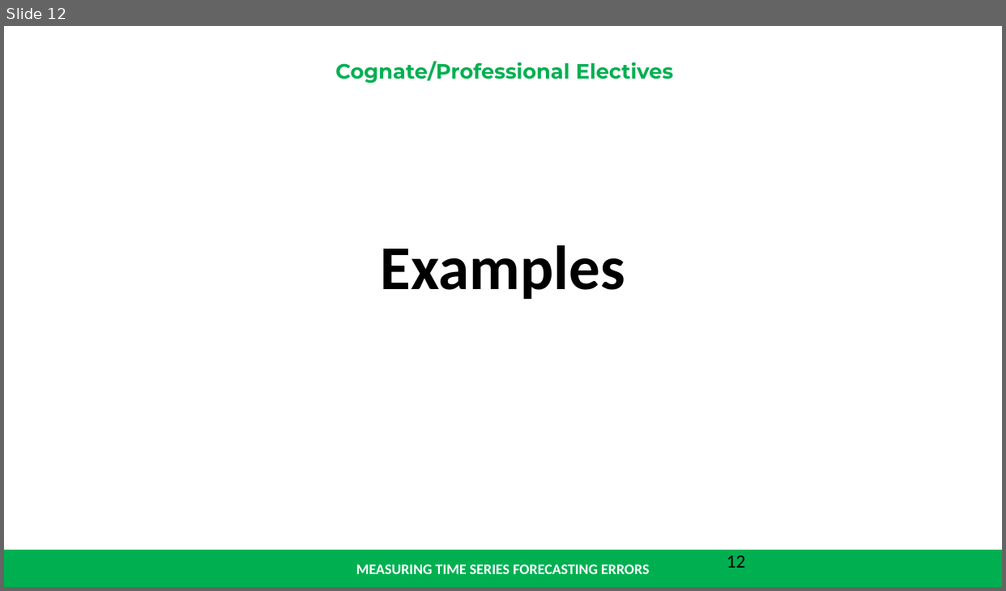
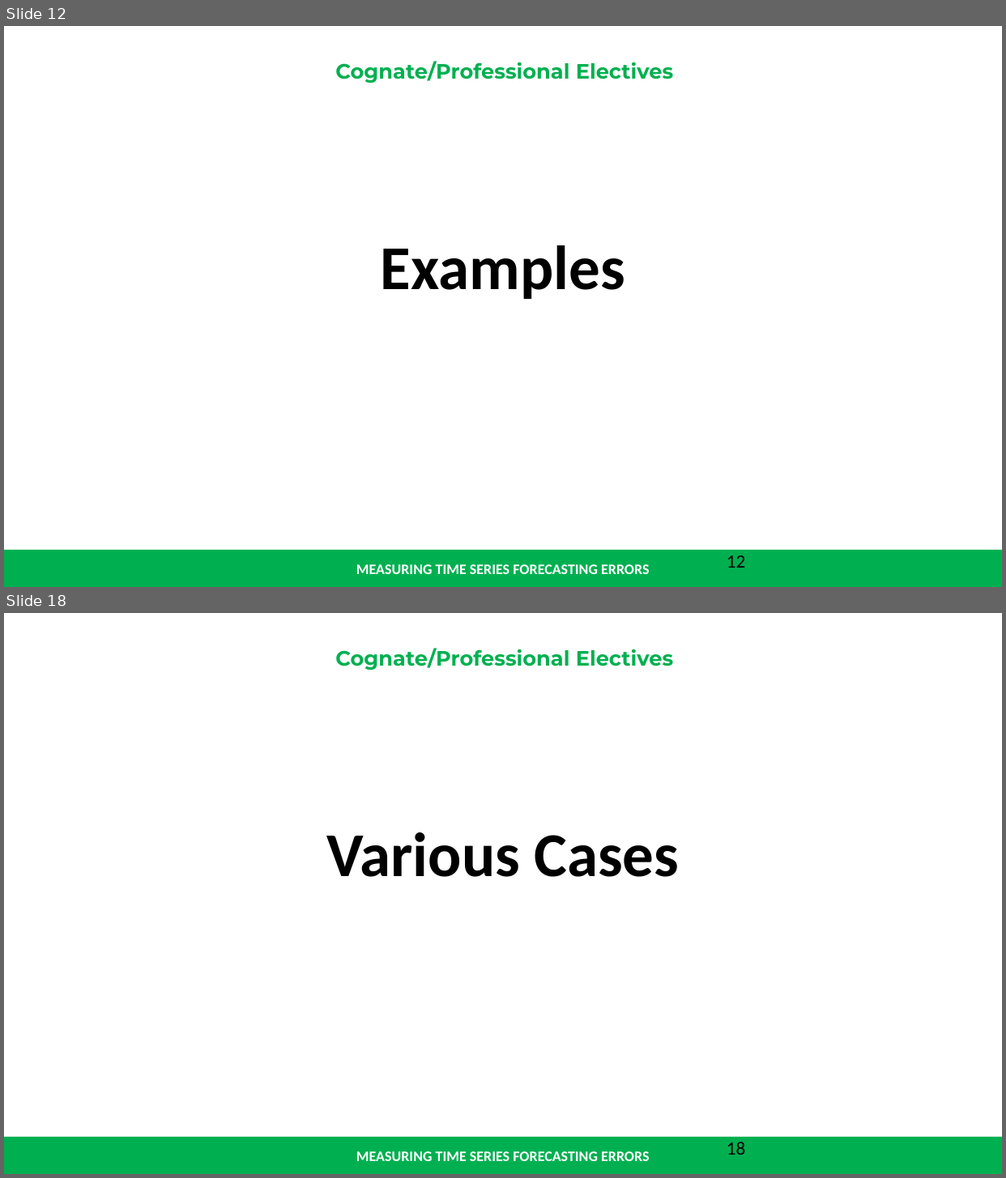
Before and after one commit to renatomaaliw3/public_files, a slide deck: CPE Electives (1 - 3)/01. Lectures Notebook/000. Presentations & Text Books/01. Presentation Slides/06.8 Measuring Forecasting Errors.pptx. Shown one above the other, each under a label of ours: slide 12 before the commit, slides 12 and 18 after it; the slides between them are not shown. The pictures are 1006x591 and 1006x1178 pixels, drawn with LibreOffice and Linux fonts; fonts in the diff are those of the drawing. Boxes give left, top, right and bottom in pixels: in the first picture for what was removed or moved away, otherwise in the second. Text is boxed around its words. In the diff, an @@ line names an element or a change of style, - is before the commit and + after.

```diff
--- a/CPE Electives (1 - 3)/01. Lectures Notebook/000. Presentations & Text Books/01. Presentation Slides/06.8 Measuring Forecasting Errors.pptx
+++ b/CPE Electives (1 - 3)/01. Lectures Notebook/000. Presentations & Text Books/01. Presentation Slides/06.8 Measuring Forecasting Errors.pptx
@@ slide 18 added at (x1=4, y1=613, x2=1002, y2=1174), background #FFFFFF; not listed: 3 template elements that a slide beside it also shows @@
@@ text added at (x1=326, y1=833, x2=679, y2=877), 60 pt, text #000000, bold @@
+Various Cases
@@ page number added at (x1=727, y1=1142, x2=745, y2=1155), 18 pt, text #000000 @@
+18
```
Also in this commit, not shown: 1 slide changed, 16 other slides added, 1 other file.
